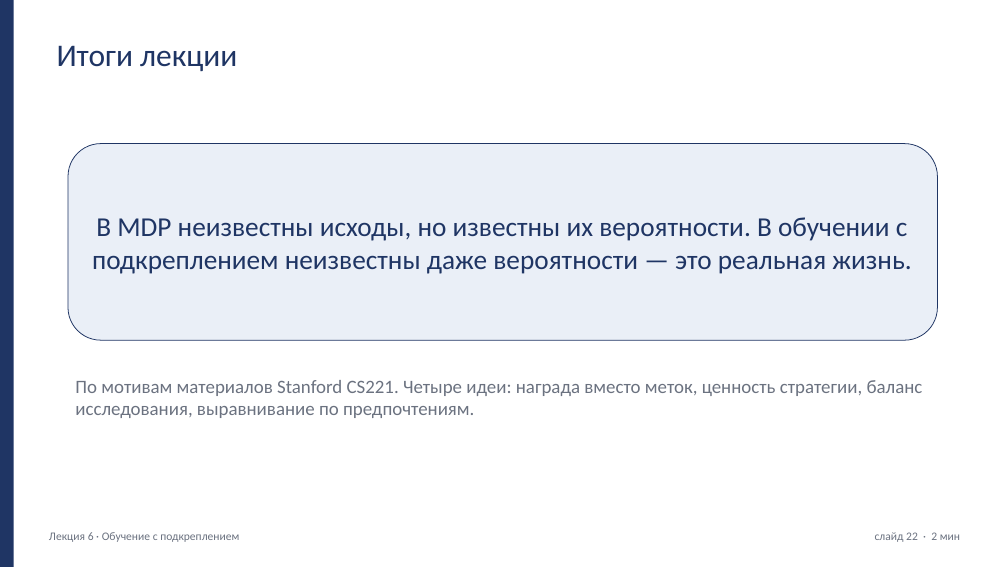
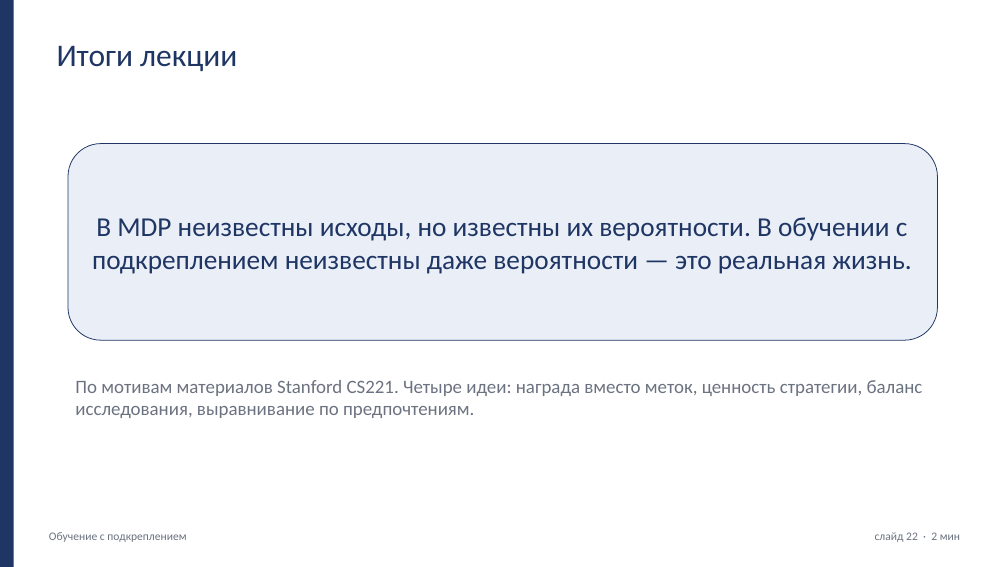
Before and after one commit to Eagle1man/stanford-ai-literacy-course, a slide deck: slide 22 of lecture-06/presentation.pptx. Drawn at 1008x567 pixels with LibreOffice and Linux fonts; fonts in the diff are those of the drawing. Boxes give left, top, right and bottom in pixels: in the first picture for what was removed or moved away, otherwise in the second. Text is boxed around its words. In the diff, an @@ line names an element or a change of style, - is before the commit and + after.

```diff
--- a/lecture-06/presentation.pptx
+++ b/lecture-06/presentation.pptx
@@ text at (x1=49, y1=532, x2=186, y2=542): text changed @@
-Лекция 6 · Обучение с подкреплением
+Обучение с подкреплением
```
Also in this commit, not shown: 21 other slides changed, 13 other files.
